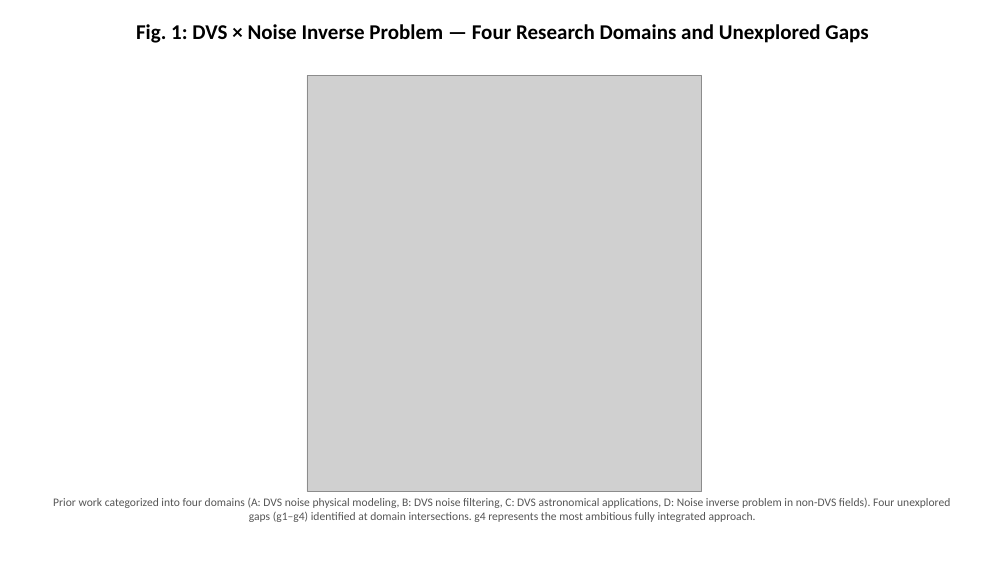
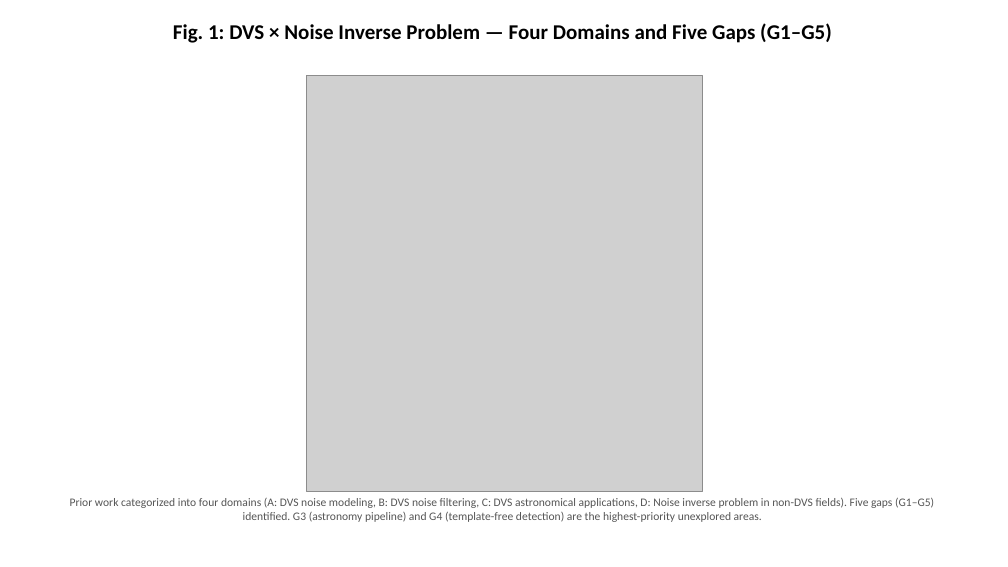
Before and after one commit to bougtoir/heat-accidents-mortality, a slide deck: slide 1 of dvs_noise_inverse_problem/dvs_noise_inverse_problem_figures_en.pptx. Drawn at 1008x567 pixels with LibreOffice and Linux fonts; fonts in the diff are those of the drawing; grey boxes stand for pictures. Boxes give left, top, right and bottom in pixels: in the first picture for what was removed or moved away, otherwise in the second. Text is boxed around its words. In the diff, an @@ line names an element or a change of style, - is before the commit and + after.

```diff
--- a/dvs_noise_inverse_problem/dvs_noise_inverse_problem_figures_en.pptx
+++ b/dvs_noise_inverse_problem/dvs_noise_inverse_problem_figures_en.pptx
@@ text at box(173, 23, 832, 43): text changed @@
-Fig. 1: DVS × Noise Inverse Problem — Four Research Domains and Unexplored Gaps
+Fig. 1: DVS × Noise Inverse Problem — Four Domains and Five Gaps (G1–G5)
@@ text at box(70, 498, 934, 522): text changed @@
-Prior work categorized into four domains (A: DVS noise physical modeling, B: DVS noise filtering, C: DVS astronomical applications, D: Noise inverse problem in non-DVS fields). Four unexplored gaps (g1–g4) identified at domain intersections. g4 represents the most ambitious fully integrated approach.
+Prior work categorized into four domains (A: DVS noise modeling, B: DVS noise filtering, C: DVS astronomical applications, D: Noise inverse problem in non-DVS fields). Five gaps (G1–G5) identified. G3 (astronomy pipeline) and G4 (template-free detection) are the highest-priority unexplored areas.
```
Also in this commit, not shown: 1 other slide changed, 10 other files.
